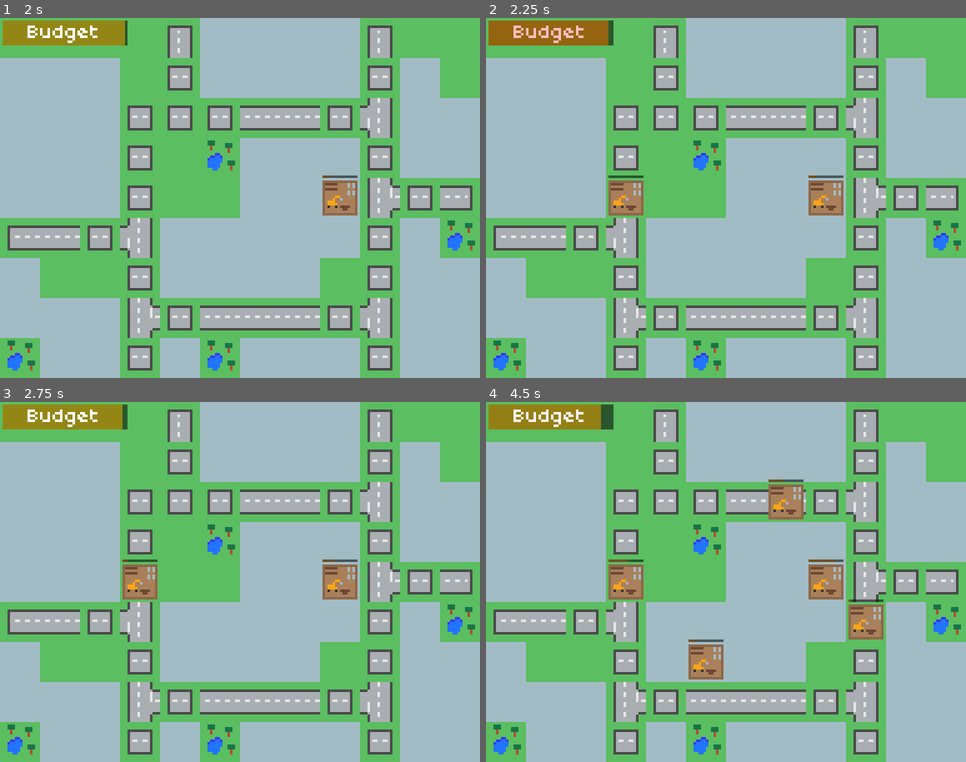
Above: before the commit, frames 1-4 (two rows, left to right).
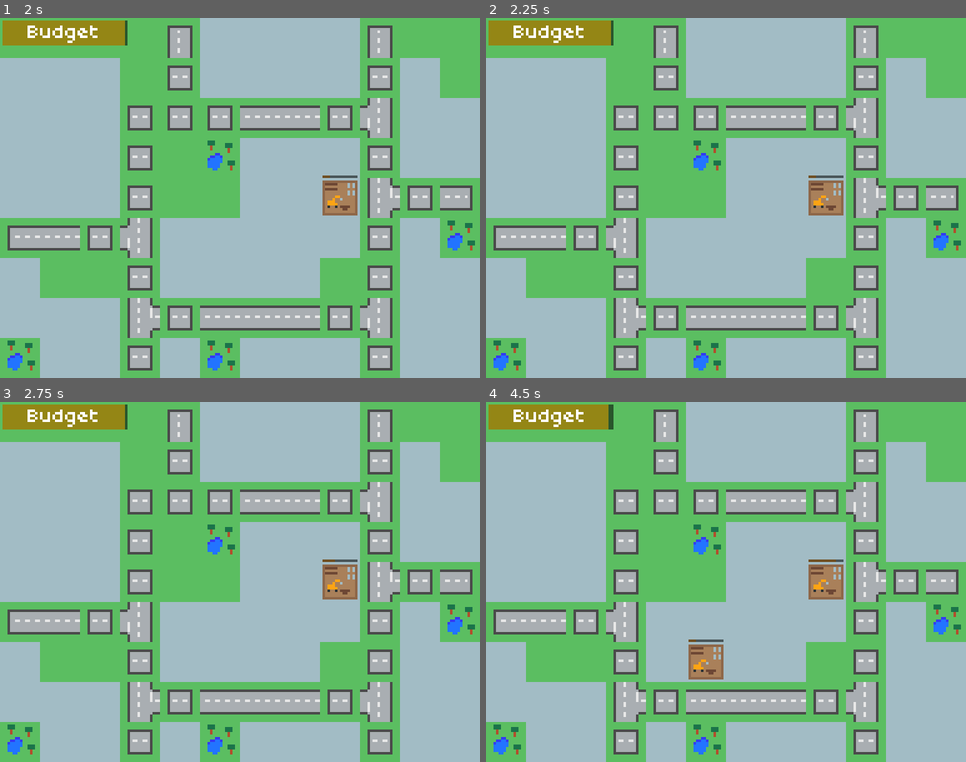
Above: after the commit, the same moments.

Repository: Byteron/ludum-dare-44
Game: Godot game, scene res://source/interface/menu/TitleScreen.tscn
The game is run twice, just before and just after one commit, with the same random seed, the same clock (stepped at 60 frames per second) and the same inputs.
Inputs (mouse positions are in pixels of both pictures, inside the frame that each line leads up to):
- Up to frame 1 (2 s): click "Game" at 0.5 s; move the mouse to (345, 180) at 1.27 s; press the mouse at (345, 180) at 1.28 s
- Up to frame 2 (2.25 s): tap Enter at 2 s; move the mouse to (630, 216) at 2.02 s; release the mouse at (630, 216) at 2.03 s; click (630, 216) at 2.1 s
- Up to frame 3 (2.75 s): no input
- Up to frame 4 (4.5 s): tap Space at 2.75, 4.25 s; move the mouse to (774, 502) at 2.77 s; press the mouse at (774, 502) at 2.78 s; tap Enter at 3.5 s; move the mouse to (702, 654) at 3.52 s; release the mouse at (702, 654) at 3.53 s; click (702, 654) at 3.6 s; move the mouse to (870, 636) at 4.27 s; press the mouse at (870, 636) at 4.28 s

Frame 1 is identical in both runs. In frame 2, 2.5% of the frame differs, in the area x 0-33%, y 0-55%; in frame 3, 0.8%; in frame 4, 2.3%.

Commit message:
only build on ground tiles

Diff:
--- a/source/game/Game.gd
+++ b/source/game/Game.gd
@@ -9,8 +9,12 @@
 
 func _input(event):
 	if event.is_action_pressed("click_left"):
-		var mouse_position = map.map_to_world(map.world_to_map(get_global_mouse_position())) + Vector2(8, 8)
-		build(mouse_position)
+		var mouse_cell = map.world_to_map(get_global_mouse_position())
+		var cell_tile = map.get_cellv(mouse_cell)
+		var tile_name = map.tile_set.tile_get_name(cell_tile)
+
+		if tile_name == "ground":
+			build(map.map_to_world(mouse_cell) + Vector2(8, 8))
 
 func _ready():
 	hud.set_max_budget(budget)
